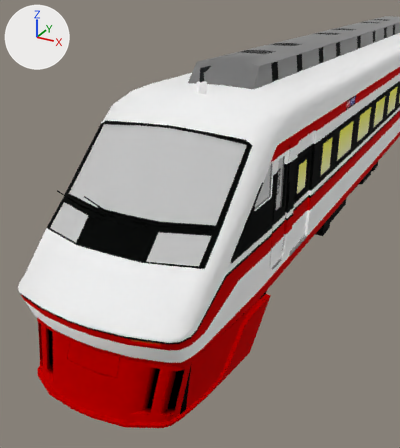
A saved change to the glTF model mdl/3dViewer/model/CSRS/T200_00.glb.
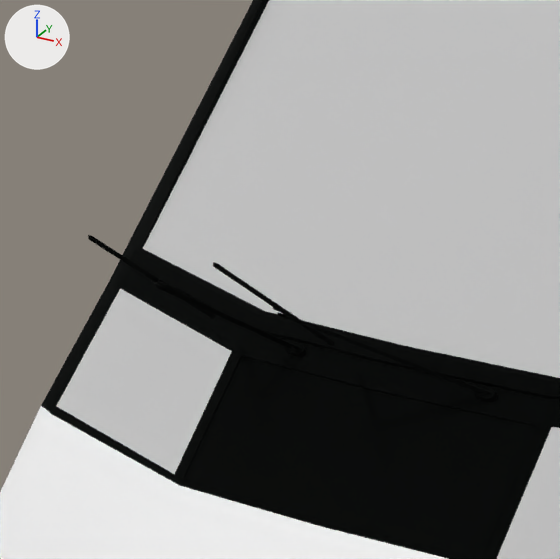
Old and new are each drawn whole from a camera (50 mm lens) standing at (9.72, -32.87, 10.39) and looking at (2.17, -19.14, 3.53) and again close up on the part from 9% to 40% of the width and 31% to 58% of the height. The axes (+X, +Y, +Z) are drawn at upper left. The lights are the same throughout. Where no turn or scale is listed for an object, it has been applied to the vertices.

Objects in the first close-up: 'in', 'obj15', 'wiper'.
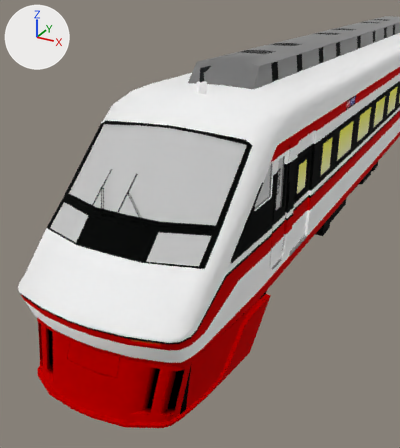
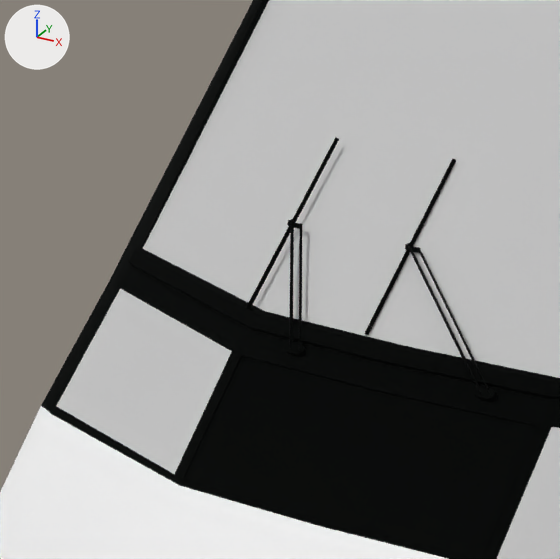
ob_wl is not drawn itself; it is the parent of ob_wl_rot.
ob_wr is not drawn itself; it is the parent of ob_wr_rot.

What differs and where, as boxes (x1, y1, x2, y2) in the close-ups (560 x 559 px):
'obj15', turned
    before: (277, 312, 492, 395)
    after: (408, 245, 491, 396)
'obj11', turned
    before: (213, 262, 335, 346)
    after: (365, 159, 456, 335)
'wiper', turned
    before: (156, 285, 301, 350)
    after: (289, 221, 302, 351)
'obj16', turned
    before: (88, 235, 216, 319)
    after: (247, 137, 339, 309)

The change in detail:
Object 'WL' (ob_wl) turns from (50, 0, 0) to (-50, 0, 0) degrees about x, y and z.
Object 'WR' (ob_wr) turns from (50, 0, 0) to (-50, 0, 0) degrees about x, y and z.
